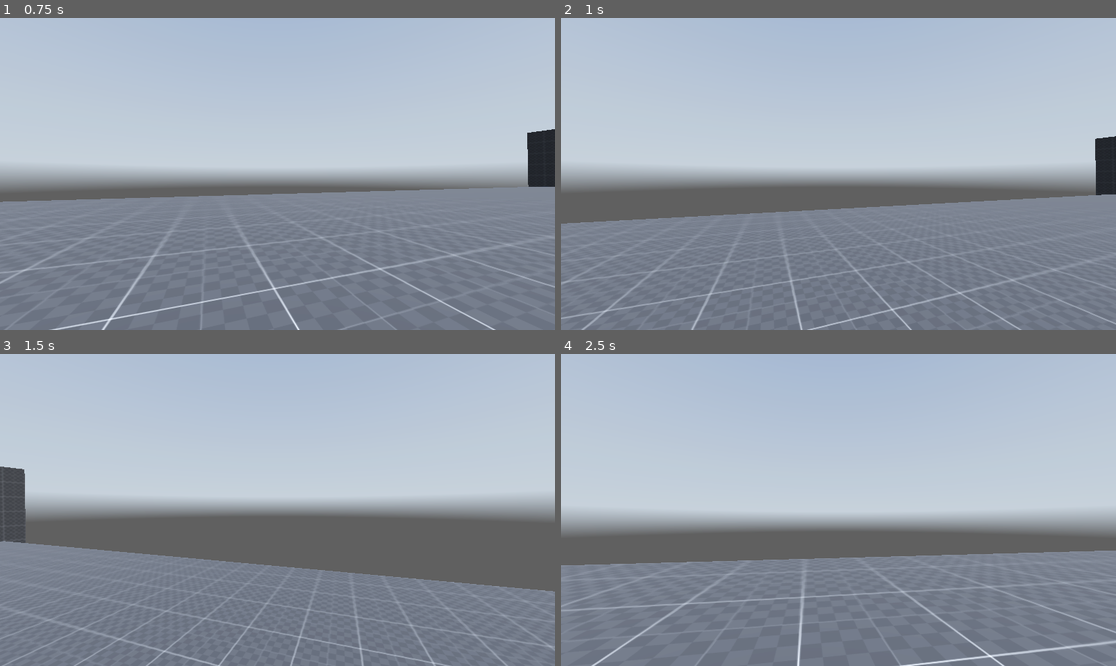
Above: before the commit, frames 1-4 (two rows, left to right).
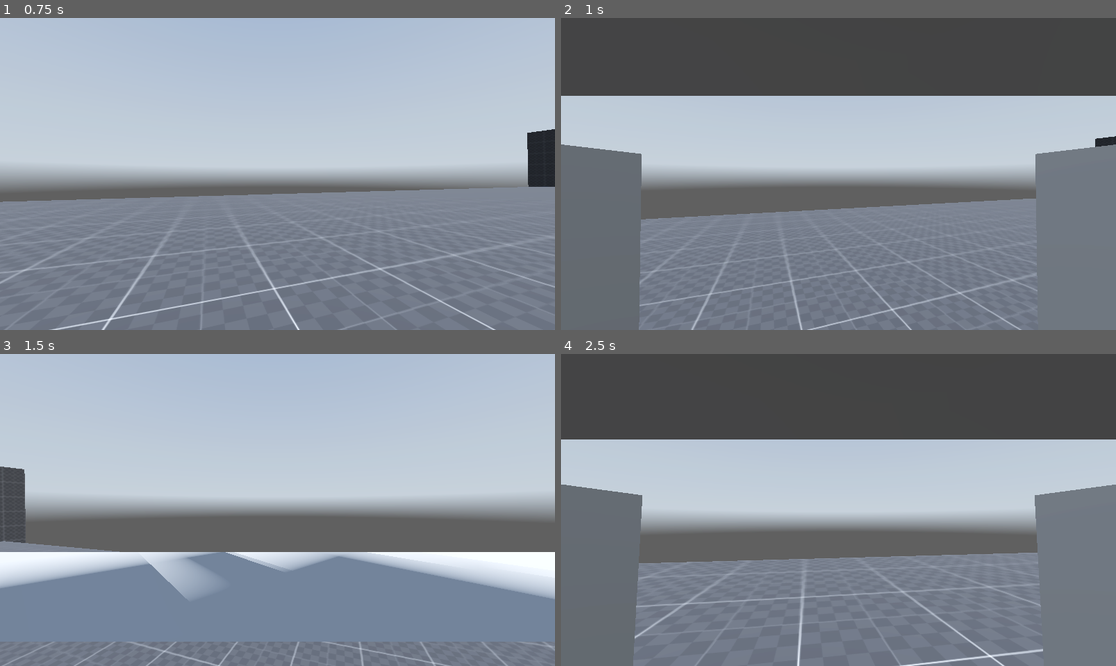
Above: after the commit, the same moments.

Repository: Nazsgull/FPS_Godot
Game: Godot game, scene res://scenes/main.tscn
The game is run twice, just before and just after one commit, with the same random seed, the same clock (stepped at 60 frames per second) and the same inputs. A sky picture missing from this copy of the repository is replaced by a grey-blue gradient.
Inputs (mouse positions are in pixels of both pictures, inside the frame that each line leads up to):
- Up to frame 1 (0.75 s): tap Enter (ui_accept) at 0.5 s; move the mouse to (305, 174) at 0.52 s; hold W (forward) from 0.53 s (still down); hold Ctrl (crouch) from 0.53 s (still down)
- Up to frame 2 (1 s): keep holding W (forward); keep holding Ctrl (crouch); tap Enter (ui_accept) at 0.77 s
- Up to frame 3 (1.5 s): keep holding W (forward); move the mouse to (249, 510) at 1.27 s; release Ctrl (crouch) at 1.28 s; tap Shift (sprint) at 1.35 s
- Up to frame 4 (2.5 s): keep holding W (forward); tap Enter (ui_accept) at 1.52 s; move the mouse to (849, 503) at 2.02 s; hold Ctrl (crouch) from 2.03 s (still down)

Frame 1 is identical in both runs. In frame 2, 32% of the frame differs, in the area x 0-100%, y 0-100%; in frame 3, 11%; in frame 4, 35%.

Commit message:
Adds a main menu and some decorative shapes to the player

Diff:
--- /dev/null
+++ b/scenes/main_menu.tscn
@@ -0,0 +1,72 @@
+[gd_scene load_steps=4 format=3 uid="uid://b214xbcbjfo60"]
+
+[ext_resource type="Script" path="res://scripts/main_menu.gd" id="1_3e030"]
+
+[sub_resource type="StyleBoxEmpty" id="StyleBoxEmpty_y7a8y"]
+content_margin_left = 400.0
+content_margin_top = 400.0
+content_margin_right = 400.0
+content_margin_bottom = 400.0
+
+[sub_resource type="LabelSettings" id="LabelSettings_3c71g"]
+font_size = 32
+outline_size = 5
+outline_color = Color(0, 0, 0, 1)
+
+[node name="MainMenu" type="Control"]
+layout_mode = 3
+anchors_preset = 15
+anchor_right = 1.0
+anchor_bottom = 1.0
+grow_horizontal = 2
+grow_vertical = 2
+script = ExtResource("1_3e030")
+
+[node name="Panel" type="Panel" parent="."]
+layout_mode = 1
+anchors_preset = 15
+anchor_right = 1.0
+anchor_bottom = 1.0
+grow_horizontal = 2
+grow_vertical = 2
+
+[node name="PanelContainer" type="PanelContainer" parent="Panel"]
+layout_mode = 1
+anchors_preset = 15
+anchor_right = 1.0
+anchor_bottom = 1.0
+grow_horizontal = 2
+grow_vertical = 2
+theme_override_styles/panel = SubResource("StyleBoxEmpty_y7a8y")
+
+[node name="VBoxContainer" type="VBoxContainer" parent="Panel/PanelContainer"]
+layout_mode = 2
+
+[node name="Label" type="Label" parent="Panel/PanelContainer/VBoxContainer"]
+layout_mode = 2
+text = "Whatever your game is called"
+label_settings = SubResource("LabelSettings_3c71g")
+horizontal_alignment = 1
+vertical_alignment = 1
+
+[node name="BT_Play" type="Button" parent="Panel/PanelContainer/VBoxContainer"]
+layout_mode = 2
+text = "Play"
+
+[node name="BT_Options" type="Button" parent="Panel/PanelContainer/VBoxContainer"]
+layout_mode = 2
+text = "Options"
+
+[node name="BT_Credits" type="Button" parent="Panel/PanelContainer/VBoxContainer"]
+layout_mode = 2
+text = "Credits
+"
+
+[node name="BT_Quit" type="Button" parent="Panel/PanelContainer/VBoxContainer"]
+layout_mode = 2
+text = "Quit"
+
+[connection signal="pressed" from="Panel/PanelContainer/VBoxContainer/BT_Play" to="." method="_on_bt_play_pressed"]
+[connection signal="pressed" from="Panel/PanelContainer/VBoxContainer/BT_Options" to="." method="_on_bt_options_pressed"]
+[connection signal="pressed" from="Panel/PanelContainer/VBoxContainer/BT_Credits" to="." method="_on_bt_credits_pressed"]
+[connection signal="pressed" from="Panel/PanelContainer/VBoxContainer/BT_Quit" to="." method="_on_bt_quit_pressed"]
--- a/scenes/player.tscn
+++ b/scenes/player.tscn
@@ -25,5 +25,41 @@
 
 [node name="Camera3D" type="Camera3D" parent="head"]
 
+[node name="CSGSphere3D" type="CSGSphere3D" parent="head"]
+transform = Transform3D(1, 0, 0, 0, 1, 0, 0, 0, 1, 0, -0.0150189, 0)
+radius = 0.2
+radial_segments = 32
+
+[node name="CSGCylinder3D" type="CSGCylinder3D" parent="head/CSGSphere3D"]
+transform = Transform3D(1, 0, 0, 0, -4.37114e-08, -1, 0, 1, -4.37114e-08, 0, 0, -0.325)
+radius = 0.03
+height = 0.3
+
 [node name="RayCast3D" type="RayCast3D" parent="."]
 target_position = Vector3(0, 2, 0)
+
+[node name="vis" type="Node3D" parent="."]
+
+[node name="CSGBox3D" type="CSGBox3D" parent="vis"]
+transform = Transform3D(1, 0, 0, 0, 1, 0, 0, 0, 1, 0, 1.26103, 0)
+size = Vector3(0.5, 0.5, 0.3)
+
+[node name="CSGBox3D3" type="CSGBox3D" parent="vis"]
+transform = Transform3D(1, 0, 0, 0, 1, 0, 0, 0, 1, 0.338244, 1.26103, 0)
+size = Vector3(0.1, 0.5, 0.2)
+
+[node name="CSGBox3D4" type="CSGBox3D" parent="vis"]
+transform = Transform3D(1, 0, 0, 0, 1, 0, 0, 0, 1, -0.338, 1.261, 0)
+size = Vector3(0.1, 0.5, 0.2)
+
+[node name="CSGBox3D2" type="CSGBox3D" parent="vis"]
+transform = Transform3D(1, 0, 0, 0, 1, 0, 0, 0, 1, 0, 0.872919, 0)
+size = Vector3(0.5, 0.206, 0.3)
+
+[node name="CSGBox3D5" type="CSGBox3D" parent="vis"]
+transform = Transform3D(1, 0, 0, 0, 1, 0, 0, 0, 1, -0.171992, 0.371064, 0)
+size = Vector3(0.15, 0.7, 0.2)
+
+[node name="CSGBox3D6" type="CSGBox3D" parent="vis"]
+transform = Transform3D(1, 0, 0, 0, 1, 0, 0, 0, 1, 0.172, 0.371025, 0)
+size = Vector3(0.15, 0.7, 0.2)
--- /dev/null
+++ b/scripts/main_menu.gd
@@ -0,0 +1,17 @@
+extends Control
+
+
+func _on_bt_play_pressed():
+	pass # Replace with function body.
+
+
+func _on_bt_options_pressed():
+	pass # Replace with function body.
+
+
+func _on_bt_credits_pressed():
+	pass # Replace with function body.
+
+
+func _on_bt_quit_pressed():
+	pass # Replace with function body.
